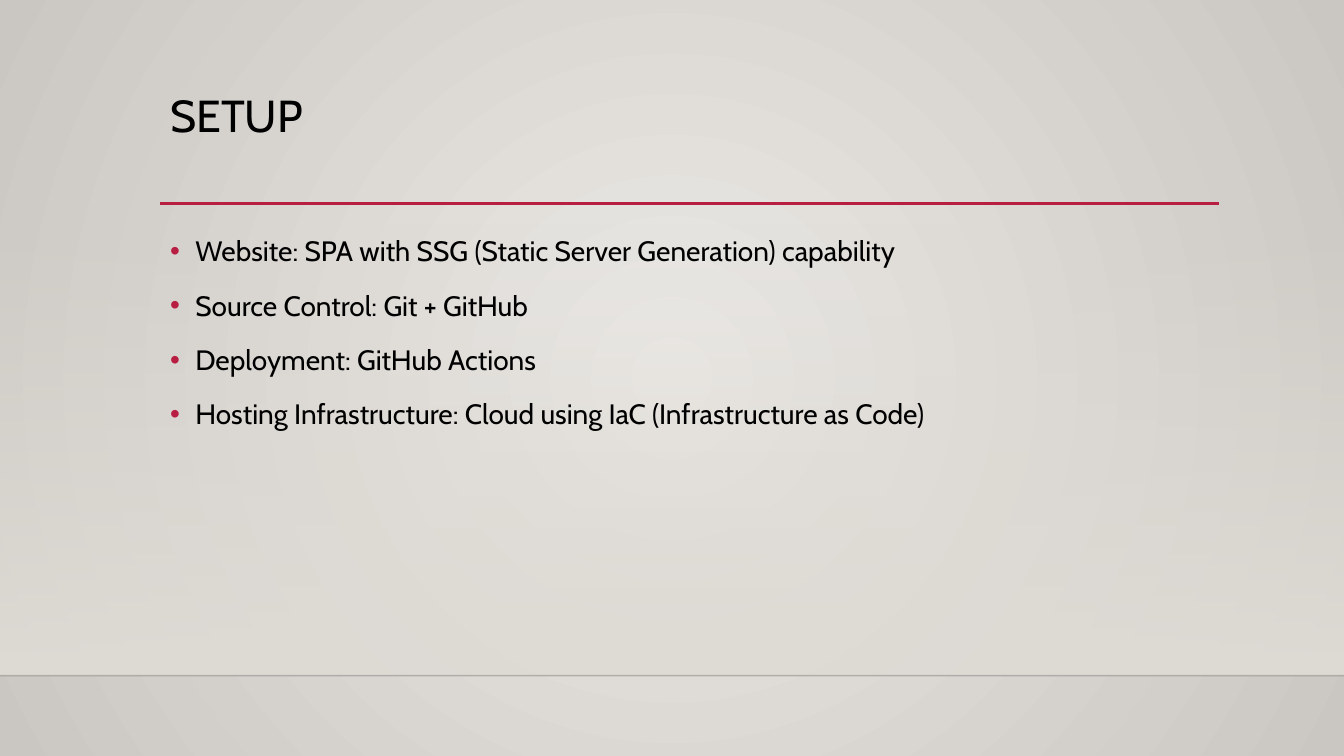
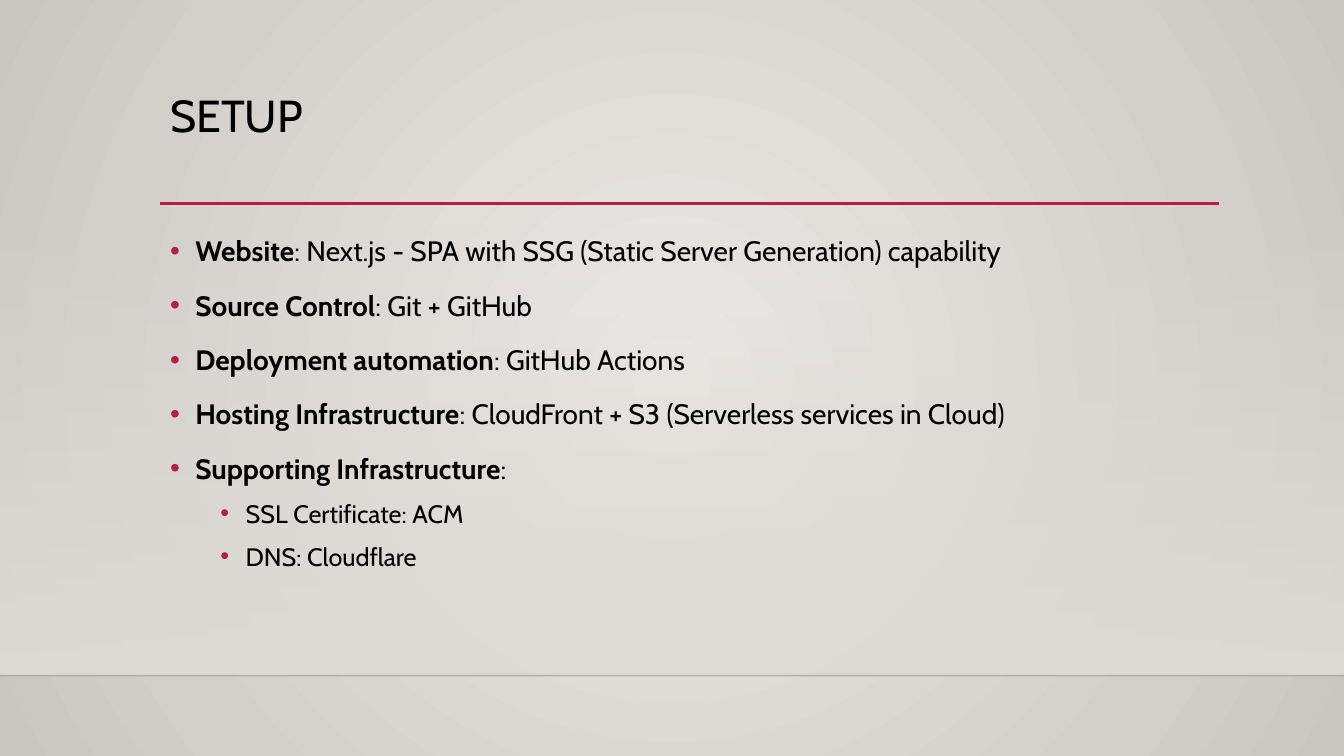
Before and after one commit to nik-yo/HostingForLess, a slide deck: slide 14 of slides/HostingForLess.pptx (slide 6 before the commit). Drawn at 1344x756 pixels with LibreOffice and Linux fonts; fonts in the diff are those of the drawing; background and template pictures are left out. Boxes give left, top, right and bottom in pixels: in the first picture for what was removed or moved away, otherwise in the second. Text is boxed around its words. In the diff, an @@ line names an element or a change of style, - is before the commit and + after.

```diff
--- a/slides/HostingForLess.pptx
+++ b/slides/HostingForLess.pptx
@@ text at (195, 240, 1001, 268): text changed @@
-• Website: SPA with SSG (Static Server Generation) capability
+• Website: Next.js - SPA with SSG (Static Server Generation) capability
@@ text at (195, 295, 532, 317): bold on in "Source Control:" @@
@@ text at (195, 349, 1005, 567): text changed @@
-• Deployment: GitHub Actions
-• Hosting Infrastructure: Cloud using IaC (Infrastructure as Code)
+• Deployment automation: GitHub Actions
+• Hosting Infrastructure: CloudFront + S3 (Serverless services in Cloud)
+• Supporting Infrastructure:
+  • SSL Certificate: ACM
+  • DNS: Cloudflare
```
Also in this commit, not shown: 5 other slides changed, 9 slides added, 2 slides removed, 8 other files.
